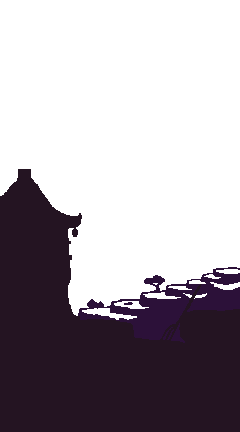
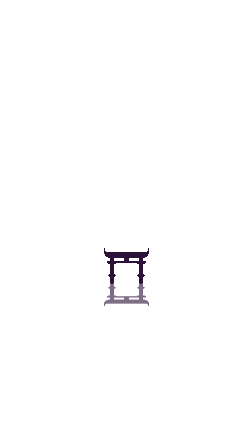
The second 240×432 image is a revision of the first. Changes to its layers:
hid "Level4" (1st of 2, in "Calque de groupe 10" › "Calque de groupe 13"), painted on it over left=0, top=169, right=240, bottom=432
hid "Level4" (2nd of 2, in "Calque de groupe 10" › "Calque de groupe 14"), painted on it over left=0, top=215, right=240, bottom=432
added layer "Level2" (2nd of 3, in "Calque de groupe 10" › "Calque de groupe 14") in group "Calque de groupe 14" over left=64, top=213, right=240, bottom=320
added layer "Level2" (3rd of 3, in "Calque de groupe 10" › "Calque de groupe 14") (61%) in group "Calque de groupe 14" over left=64, top=256, right=192, bottom=320
